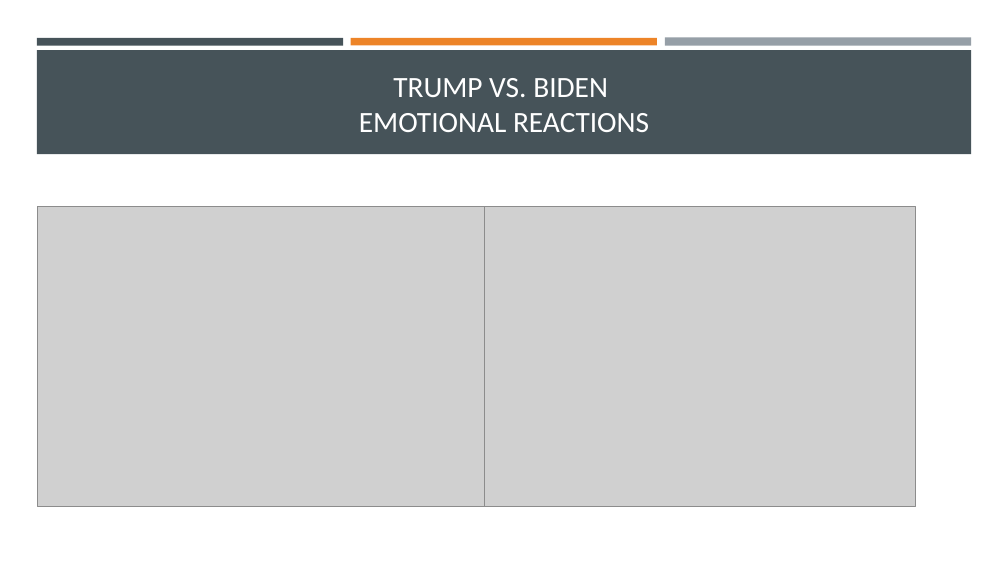
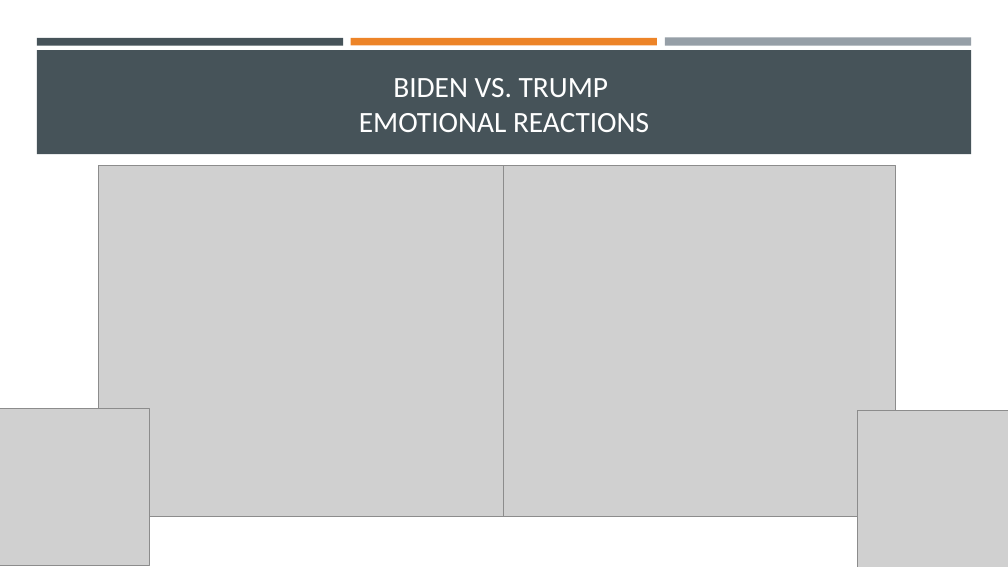
Before and after one commit to jakehtaylor/Classifying-Clickbait-Headlines, a slide deck: slide 5 of Group 9 - Facebook News Article Analysis.pptx (slide 6 before the commit). Drawn at 1008x567 pixels with LibreOffice and Linux fonts; fonts in the diff are those of the drawing; grey boxes stand for pictures. Boxes give left, top, right and bottom in pixels: in the first picture for what was removed or moved away, otherwise in the second. Text is boxed around its words. In the diff, an @@ line names an element or a change of style, - is before the commit and + after.

```diff
--- a/Group 9 - Facebook News Article Analysis.pptx
+++ b/Group 9 - Facebook News Article Analysis.pptx
@@ title at (359, 78, 649, 132): text changed @@
-TRUMP VS. BIDEN
-EMOTIONAL REACTIONS
+BIDEN VS. TRUMP
+EMOTIONAL REACTIONS
@@ picture: place and size @@
-picture at (37, 206, 484, 507)
+picture at (98, 165, 504, 516)
@@ picture: place and size @@
-picture at (484, 206, 916, 507)
+picture at (503, 165, 896, 516)
@@ picture added at (0, 409, 150, 566) @@
@@ picture added at (858, 411, 1008, 567) @@
```
Also in this commit, not shown: 4 other slides changed, 1 slide added, 2 slides removed, 28 other files.
